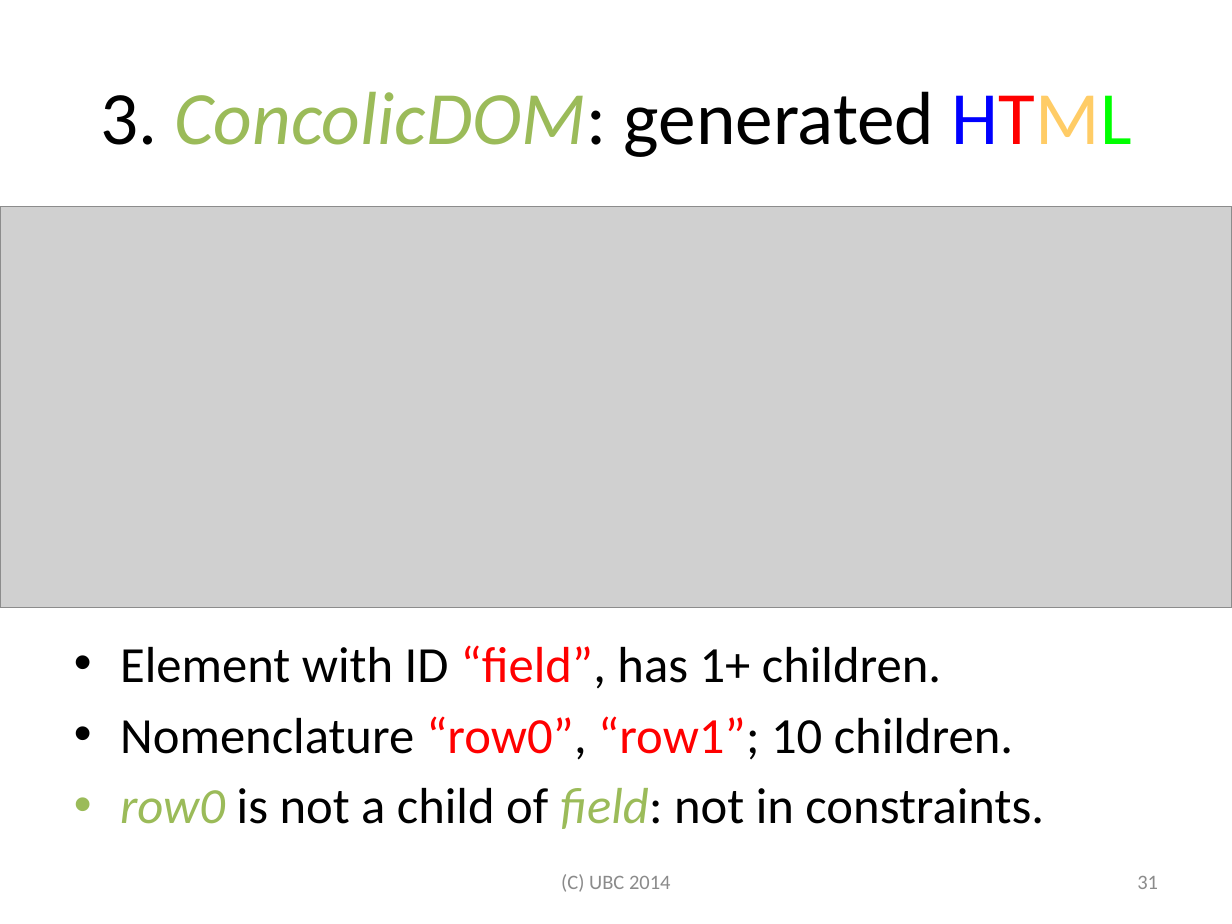
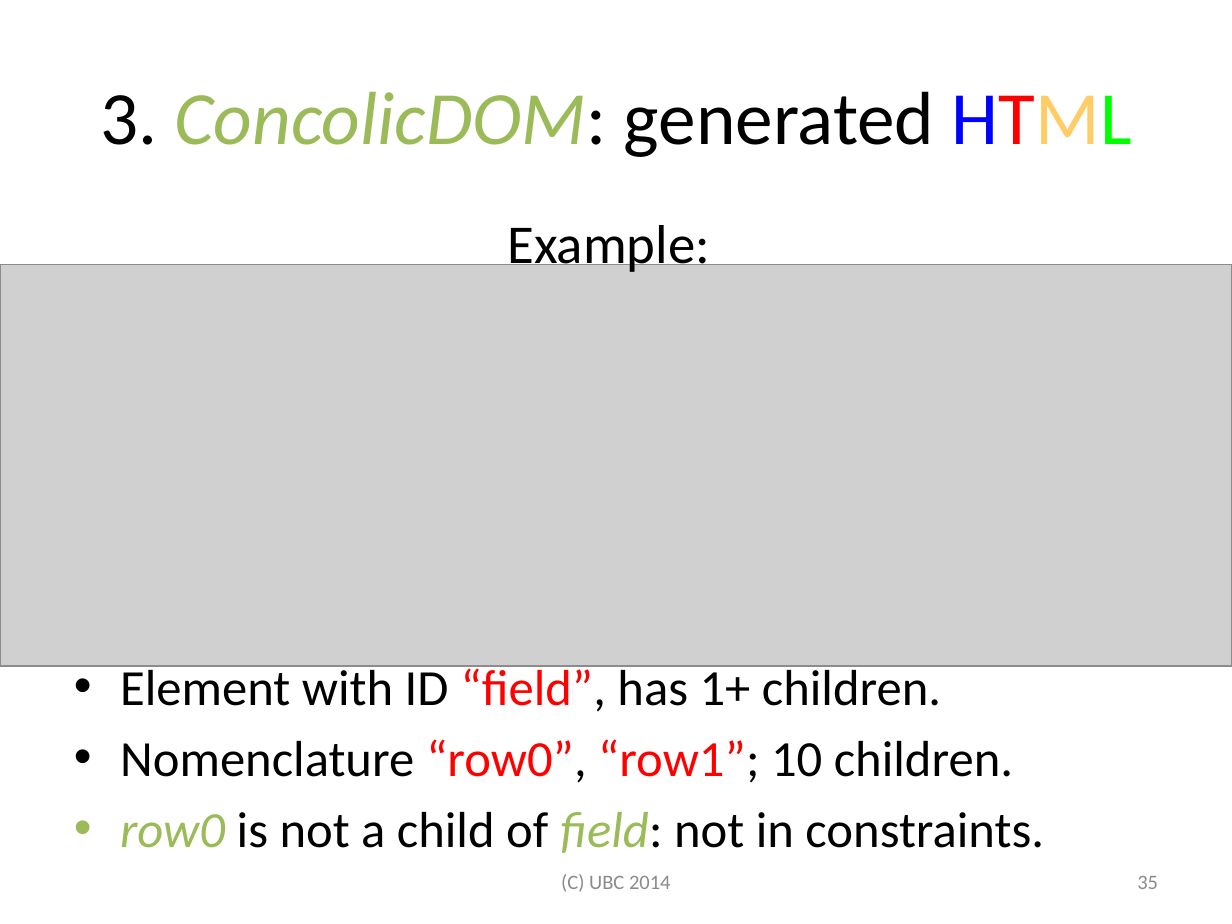
Before and after one commit to jamestklo/ConcolicJS, a slide deck: slide 36 of docs/csRPE-tkloReport.pptx (slide 32 before the commit). Drawn at 1232x924 pixels with LibreOffice and Linux fonts; fonts in the diff are those of the drawing; grey boxes stand for pictures. Boxes give left, top, right and bottom in pixels: in the first picture for what was removed or moved away, otherwise in the second. Text is boxed around its words. In the diff, an @@ line names an element or a change of style, - is before the commit and + after.

```diff
--- a/docs/csRPE-tkloReport.pptx
+++ b/docs/csRPE-tkloReport.pptx
@@ text added at (507, 225, 710, 276), 32 pt, text #000000 @@
+Example:
@@ picture: place and size @@
-picture at (0, 206, 1232, 607)
+picture at (0, 265, 1232, 667)
@@ text "Element with ID “field”, has ..." rewrapped from (120, 645, 1044, 829) to (120, 663, 1044, 853) @@
@@ page number at (1137, 876, 1158, 889): text changed @@
-31
+35
```
Also in this commit, not shown: 30 other slides changed, 4 slides added, 1 slide removed, 7 other files.
